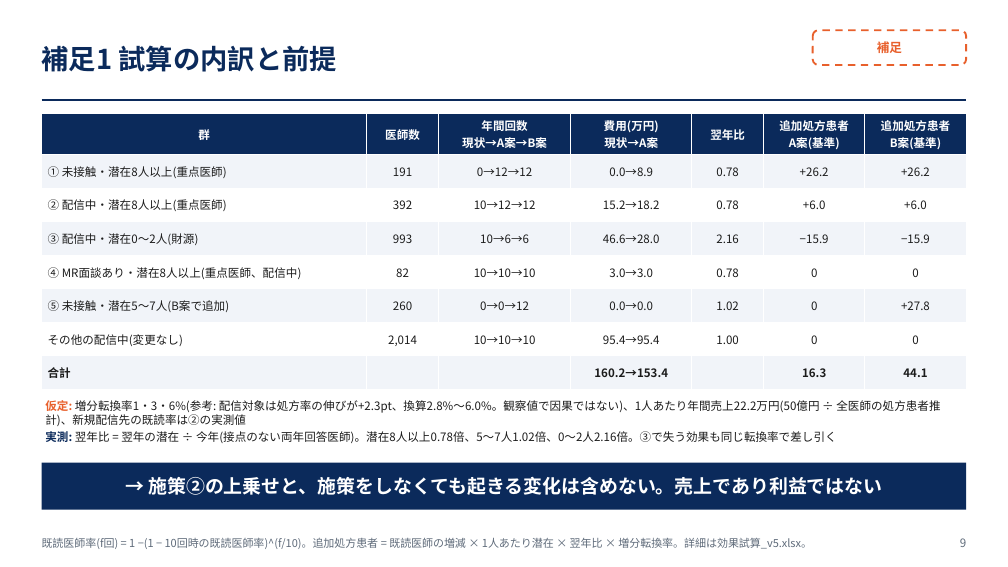
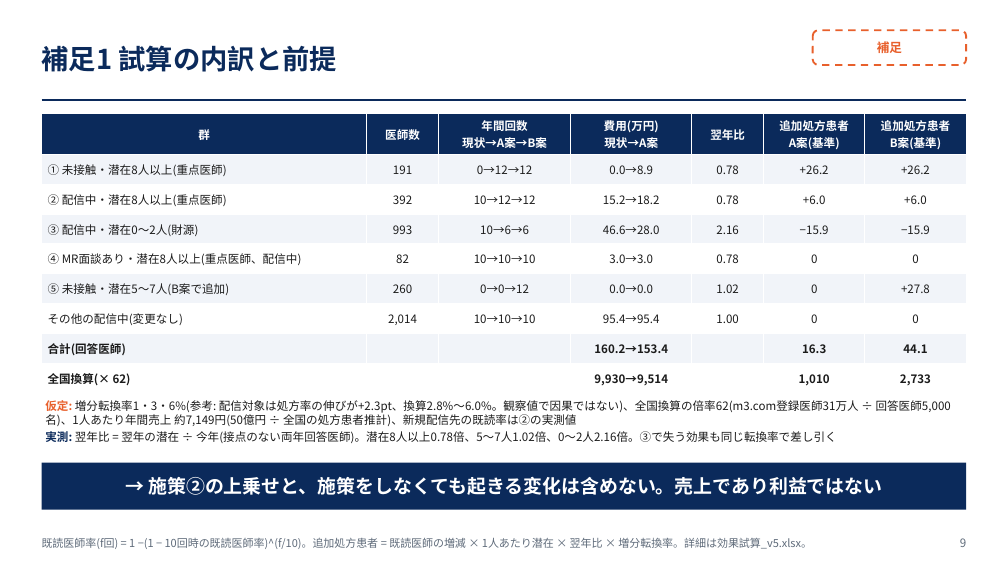
Before and after one commit to 266e202e-beep/m3, a slide deck: slide 9 of final_deliverables/v5/20261009_最終発表_v5.pptx. Drawn at 1008x567 pixels with LibreOffice and Linux fonts; fonts in the diff are those of the drawing. Boxes give left, top, right and bottom in pixels: in the first picture for what was removed or moved away, otherwise in the second. Text is boxed around its words. In the diff, an @@ line names an element or a change of style, - is before the commit and + after.

```diff
--- a/final_deliverables/v5/20261009_最終発表_v5.pptx
+++ b/final_deliverables/v5/20261009_最終発表_v5.pptx
@@ table at (42,113,966,390) @@
-row 8: 合計 |  |  | 160.2→153.4 |  | 16.3 | 44.1
+row 8: 合計(回答医師) |  |  | 160.2→153.4 |  | 16.3 | 44.1
+row 9: 全国換算(× 62) |  |  | 9,930→9,514 |  | 1,010 | 2,733
@@ text at (45,400,951,426): text changed @@
-仮定: 増分転換率1・3・6%(参考: 配信対象は処方率の伸びが+2.3pt、換算2.8%〜6.0%。観察値で因果ではない)、1人あたり年間売上22.2万円(50億円 ÷ 全医師の処方患者推計)、新規配信先の既読率は②の実測値
+仮定: 増分転換率1・3・6%(参考: 配信対象は処方率の伸びが+2.3pt、換算2.8%〜6.0%。観察値で因果ではない)、全国換算の倍率62(m3.com登録医師31万人 ÷ 回答医師5,000名)、1人あたり年間売上 約7,149円(50億円 ÷ 全国の処方患者推計)、新規配信先の既読率は②の実測値
```
Also in this commit, not shown: 8 other slides changed, 17 other files.
